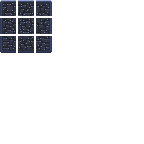
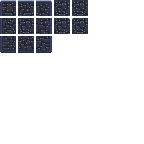
Layered file, before and after one edit (144×144). Changes by layer:
painted on "Base" over [54, 0, 88, 34]
